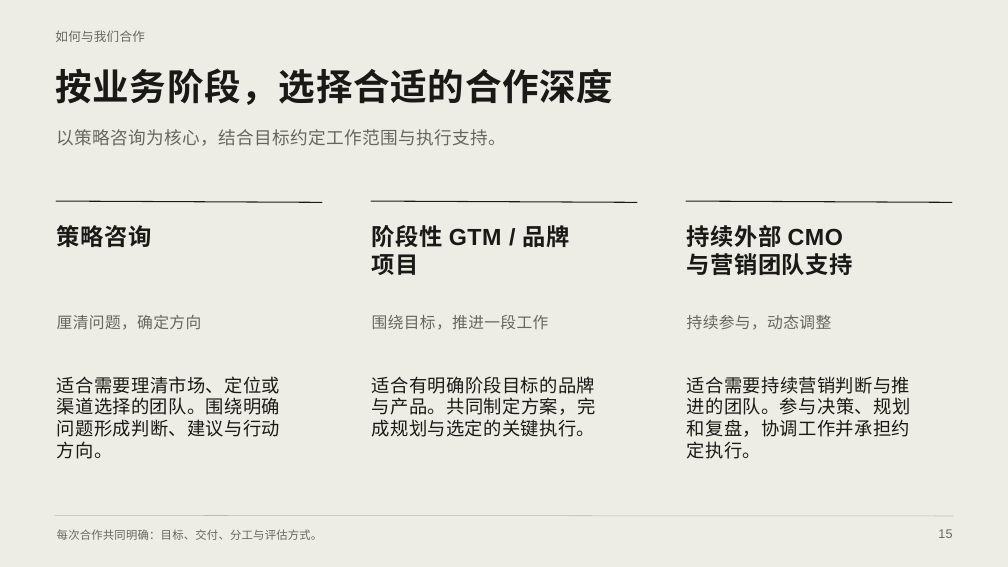
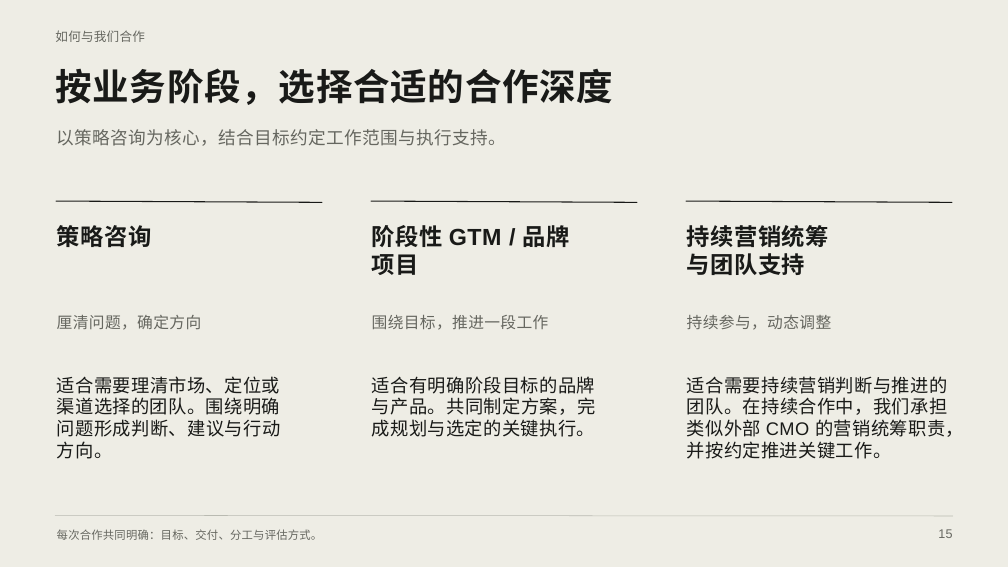
Before and after one commit to Outrise-development/outrise-ontology, a slide deck: slide 15 of docs/presentations/outrise-company-introduction/output/Outrise-Company-Introduction-Canva.pptx. Drawn at 1008x567 pixels with LibreOffice and Linux fonts; fonts in the diff are those of the drawing. Boxes give left, top, right and bottom in pixels: in the first picture for what was removed or moved away, otherwise in the second. Text is boxed around its words. In the diff, an @@ line names an element or a change of style, - is before the commit and + after.

```diff
--- a/docs/presentations/outrise-company-introduction/output/Outrise-Company-Introduction-Canva.pptx
+++ b/docs/presentations/outrise-company-introduction/output/Outrise-Company-Introduction-Canva.pptx
@@ text at [687,225,829,275]: text changed @@
-持续外部 CMO
-与营销团队支持
+持续营销统筹
+与团队支持
@@ text at [687,376,964,459]: text changed @@
-适合需要持续营销判断与推
-进的团队。参与决策、规划
-和复盘，协调工作并承担约
-定执行。
+适合需要持续营销判断与推进的团队。在持续合作中，我们承担类似外部 CMO 的营销统筹职责，并按约定推进关键工作。
```
Also in this commit, not shown: 15 other slides changed, 1 slide added, 7 other files.
